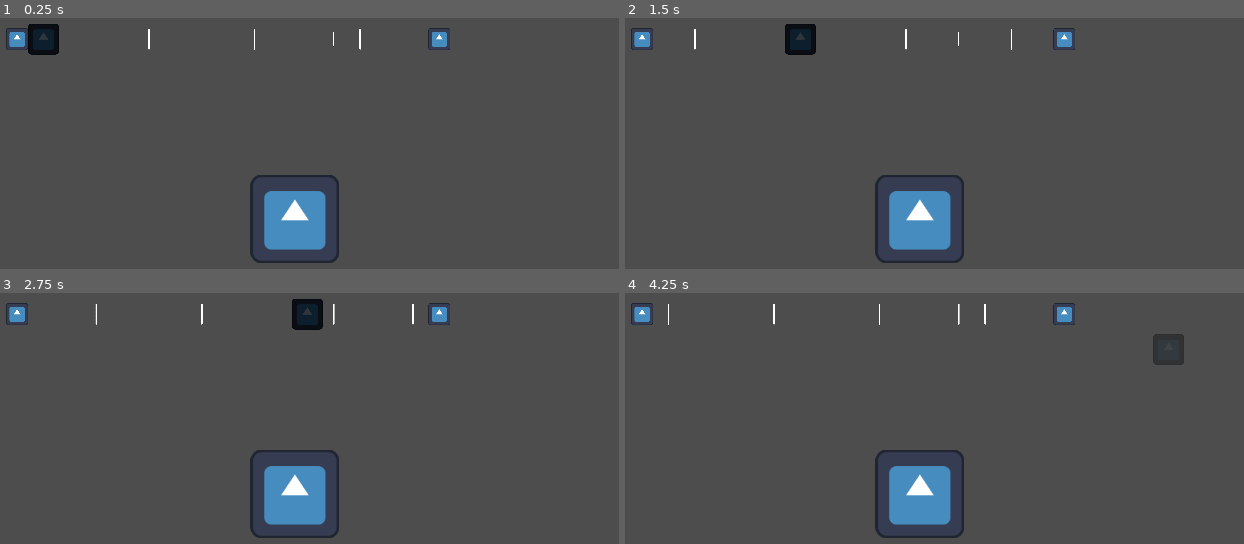
Above: before the commit, frames 1-4 (two rows, left to right).
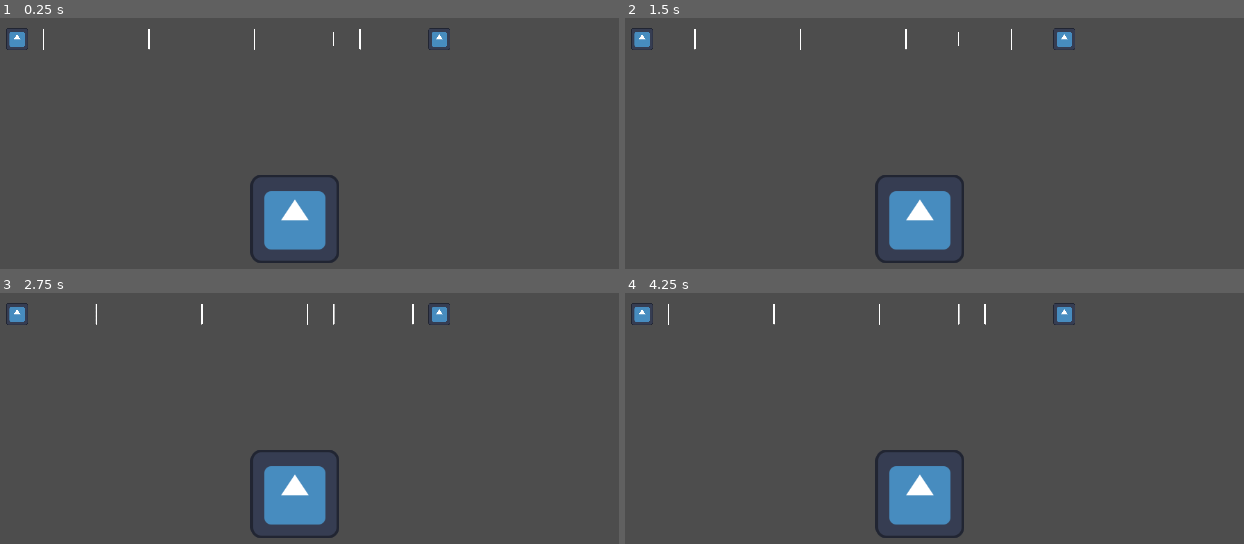
Above: after the commit, the same moments.

Repository: freesstylers/GiftJam2324
Game: Godot game, scene res://Scenes/Testing/Testing.tscn
The game is run twice, just before and just after one commit, with the same random seed, the same clock (stepped at 60 frames per second) and the same inputs. The project has no main scene, so this scene is started directly. The engine's default icon, where the game draws it, is replaced by a stand-in: a white triangle on a blue panel in a dark square.
Inputs:
- Up to frame 1 (0.25 s): no input
- Up to frame 2 (1.5 s): no input
- Up to frame 3 (2.75 s): no input
- Up to frame 4 (4.25 s): no input

The runs differ from the first frame. In frame 1, 0.6% of the frame differs, in the area x 4-10%, y 2-15%; in frame 2, 0.6%; in frame 3, 0.6%; in frame 4, 0.6%.

Commit message:
Añadidos efectos OK/GREAT/PERFECT

Diff:
--- a/Scenes/Testing/Note.tscn
+++ b/Scenes/Testing/Note.tscn
@@ -1,14 +1,21 @@
-[gd_scene load_steps=4 format=3 uid="uid://bv22ivwo0yn75"]
+[gd_scene load_steps=7 format=3 uid="uid://bv22ivwo0yn75"]
 
 [ext_resource type="Script" path="res://Scripts/Testing/Note.gd" id="1_go4f3"]
+[ext_resource type="PackedScene" uid="uid://bkgtdolv7qr3a" path="res://Scenes/Testing/NoteHitEffects/OkEffect.tscn" id="2_5goob"]
 [ext_resource type="Texture2D" uid="uid://cagtcjuiqd4qn" path="res://icon.svg" id="2_bx30q"]
+[ext_resource type="PackedScene" uid="uid://72wcyaddjgym" path="res://Scenes/Testing/NoteHitEffects/PerfectEffect.tscn" id="2_p5km2"]
+[ext_resource type="PackedScene" uid="uid://ch038v25fwfw8" path="res://Scenes/Testing/NoteHitEffects/GreatEffect.tscn" id="2_uu0ww"]
 
 [sub_resource type="RectangleShape2D" id="RectangleShape2D_ppati"]
 
 [node name="PathFollow2D" type="PathFollow2D"]
 script = ExtResource("1_go4f3")
+OkEffect = ExtResource("2_5goob")
+GreatEffect = ExtResource("2_uu0ww")
+PerfectEffect = ExtResource("2_p5km2")
 
 [node name="Sprite2D" type="Sprite2D" parent="."]
+visible = false
 modulate = Color(0.180392, 0.211765, 0.231373, 1)
 scale = Vector2(0.35, 0.35)
 texture = ExtResource("2_bx30q")
--- /dev/null
+++ b/Scenes/Testing/NoteHitEffects/GreatEffect.tscn
@@ -0,0 +1,11 @@
+[gd_scene load_steps=3 format=3 uid="uid://ch038v25fwfw8"]
+
+[ext_resource type="Texture2D" uid="uid://cagtcjuiqd4qn" path="res://icon.svg" id="1_nplum"]
+[ext_resource type="Script" path="res://Scripts/Testing/NoteHitEffect.gd" id="2_hbj31"]
+
+[node name="GreatEffect" type="Sprite2D"]
+modulate = Color(0.623529, 0.635294, 0.25098, 1)
+position = Vector2(152, 88)
+scale = Vector2(0.15, 0.15)
+texture = ExtResource("1_nplum")
+script = ExtResource("2_hbj31")
--- /dev/null
+++ b/Scenes/Testing/NoteHitEffects/OkEffect.tscn
@@ -0,0 +1,11 @@
+[gd_scene load_steps=3 format=3 uid="uid://bkgtdolv7qr3a"]
+
+[ext_resource type="Texture2D" uid="uid://cagtcjuiqd4qn" path="res://icon.svg" id="1_jgfff"]
+[ext_resource type="Script" path="res://Scripts/Testing/NoteHitEffect.gd" id="2_vy486"]
+
+[node name="OkEffect" type="Sprite2D"]
+modulate = Color(0.976471, 0.4, 0.223529, 1)
+position = Vector2(128, 80)
+scale = Vector2(0.15, 0.15)
+texture = ExtResource("1_jgfff")
+script = ExtResource("2_vy486")
--- /dev/null
+++ b/Scenes/Testing/NoteHitEffects/PerfectEffect.tscn
@@ -0,0 +1,12 @@
+[gd_scene load_steps=3 format=3 uid="uid://72wcyaddjgym"]
+
+[ext_resource type="Texture2D" uid="uid://cagtcjuiqd4qn" path="res://icon.svg" id="1_ugpqt"]
+[ext_resource type="Script" path="res://Scripts/Testing/NoteHitEffect.gd" id="2_8ue5v"]
+
+[node name="PerfectEffect" type="Sprite2D"]
+modulate = Color(0, 0.729412, 0.313726, 1)
+position = Vector2(152, 104)
+scale = Vector2(0.15, 0.15)
+texture = ExtResource("1_ugpqt")
+script = ExtResource("2_8ue5v")
+MovementDelta = Vector2(0, 500)
--- a/Scenes/Testing/NoteRails.tscn
+++ b/Scenes/Testing/NoteRails.tscn
@@ -25,6 +25,7 @@
 End = NodePath("../End")
 
 [node name="NoteHitter" parent="KeysPath" instance=ExtResource("2_osjnh")]
+position = Vector2(486.403, 0)
 
 [node name="Beginning" type="Sprite2D" parent="."]
 scale = Vector2(0.25, 0.25)
--- a/Scripts/GiftJamGlobals.gd
+++ b/Scripts/GiftJamGlobals.gd
@@ -5,3 +5,5 @@
 
 signal BPM_Notification()
 signal Fight_Start()
+
+enum NoteHitStatus { NONE, MISS, OK, GREAT, PERFECT}
--- a/Scripts/Testing/Note.gd
+++ b/Scripts/Testing/Note.gd
@@ -2,24 +2,35 @@
 
 class_name Note
 
+@export var MissEffect : PackedScene = null
+@export var OkEffect : PackedScene = null
+@export var GreatEffect : PackedScene = null
+@export var PerfectEffect : PackedScene = null
+
 var noteSprite : Sprite2D = null
-
 var myTween:Tween = null
+var hitDone : bool = false
 
 # Called when the node enters the scene tree for the first time.
 func _ready():
 	noteSprite = $Sprite2D
 
-func NoteHit(successfully : bool):
+func NoteHit(successfully:bool):
+	if hitDone:
+		return
+
 	if successfully:
 		noteSprite.modulate = Color(0,1,0);
+		var effectInstance = PerfectEffect.instantiate()
+		effectInstance.global_position = global_position
+		GiftJamGlobals.add_child(effectInstance)
 	else:
 		noteSprite.modulate = Color(1,0,0);
 	#Spawn something??? Visual effect???
+	hitDone = true
 
-func FadeAway(fadeDuration : float, dest : Vector2):
-	myTween = self.create_tween().set_trans(Tween.TRANS_CUBIC).set_ease(Tween.EASE_OUT)
-	myTween.set_parallel(true)
-	myTween.tween_property(self, "position", dest, fadeDuration)
+func FadeAway(fadeDuration : float):
+	if myTween and myTween.is_running():
+		return
+	myTween = self.create_tween().set_trans(Tween.TRANS_QUART).set_ease(Tween.EASE_IN)
 	myTween.tween_property(self, "modulate:a", 0, fadeDuration)
-	myTween.tween_callback(self.queue_free).set_delay(fadeDuration)
--- /dev/null
+++ b/Scripts/Testing/NoteHitEffect.gd
@@ -0,0 +1,13 @@
+extends Node2D
+
+@export var FadeDuration : float = 3
+@export var MovementDelta : Vector2 = Vector2(0,-100)
+
+var myTween : Tween = null
+
+func _ready():
+	myTween = self.create_tween().set_trans(Tween.TRANS_QUART).set_ease(Tween.EASE_OUT);
+	myTween.set_parallel(true)
+	myTween.tween_property(self, "position", self.global_position + MovementDelta, FadeDuration)
+	myTween.tween_property(self, "modulate:a", 0, FadeDuration)
+	myTween.tween_callback(self.queue_free).set_delay(FadeDuration)
--- a/Scripts/Testing/NoteRails.gd
+++ b/Scripts/Testing/NoteRails.gd
@@ -35,10 +35,13 @@
 	for i in range(notes_in_rails.size()):
 		var current_element : Note = notes_in_rails[notes_in_rails.size()-i-1]
 		var deltaMovement = (bpm_movement * delta)
+		if current_element.progress_ratio >= (NumBeats-1)  / NumBeats:
+			current_element.FadeAway(NotesFadeAwayLength)
+			#current_element.NoteHit(true)
 		if current_element.progress_ratio + deltaMovement > 1.0:
 			current_element.progress_ratio = 1.0
 			var deltaPos = (End.global_position-Beginning.global_position).normalized() * 100
-			current_element.FadeAway(NotesFadeAwayLength, End.global_position + deltaPos)
+			print(current_element.progress_ratio)
 			notes_in_rails.remove_at(i)
 		else:
 			current_element.progress_ratio += deltaMovement
